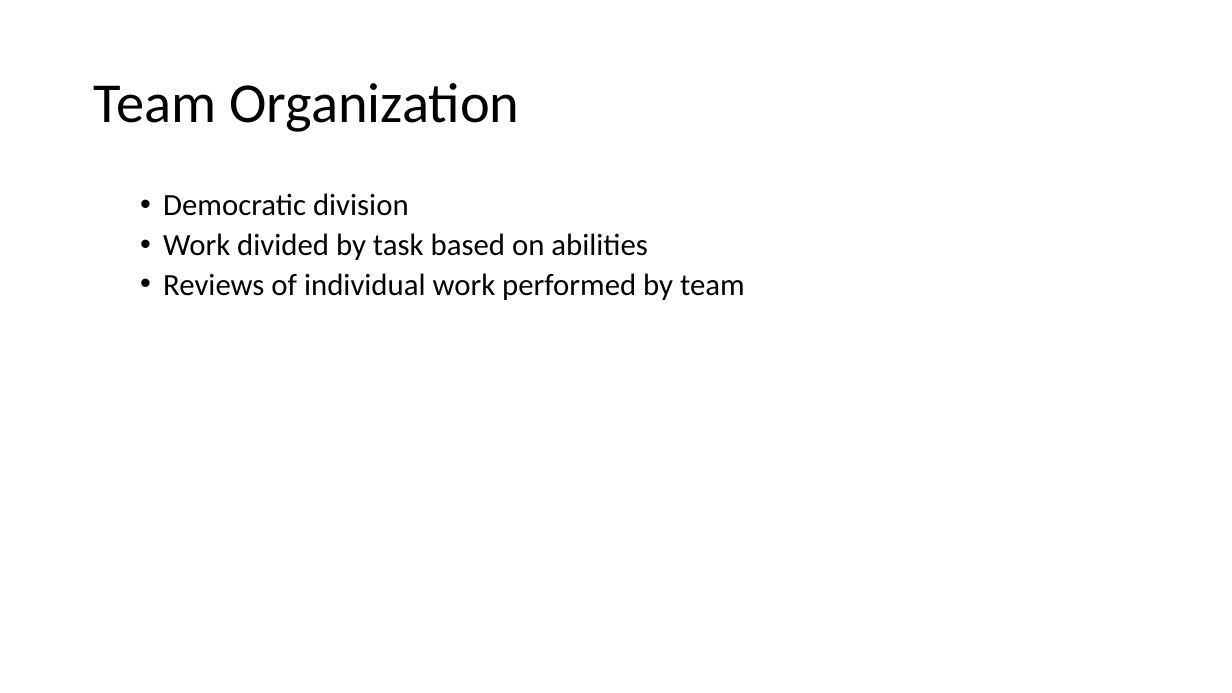
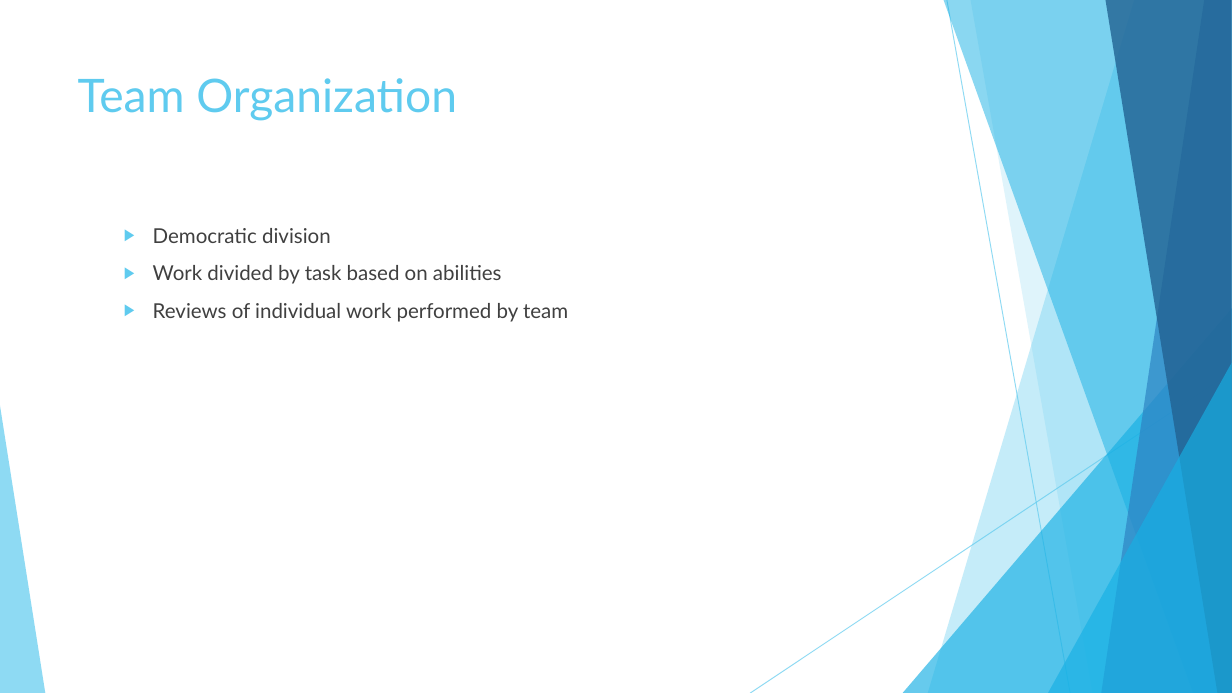
Before and after one commit to blueberryboson/Software-Engineering-Spr-2016, a slide deck: slide 6 of Open.Classes.Project.Interim.Presentation.pptx (slide 5 before the commit). Drawn at 1232x693 pixels with LibreOffice and Linux fonts; fonts in the diff are those of the drawing. Boxes give left, top, right and bottom in pixels: in the first picture for what was removed or moved away, otherwise in the second. Text is boxed around its words. In the diff, an @@ line names an element or a change of style, - is before the commit and + after.

```diff
--- a/Open.Classes.Project.Interim.Presentation.pptx
+++ b/Open.Classes.Project.Interim.Presentation.pptx
@@ title "Team Organization": place and size @@
-title "Team Organization" at bbox=[94, 83, 519, 132]
+title "Team Organization" at bbox=[78, 78, 457, 121]
@@ title "Team Organization" at bbox=[78, 78, 457, 121]: size 44 to 36 pt, font Calibri to Lato, text colour #000000 to #5FCBEF; line spacing 0.9 to 1; vertical alignment middle to top @@
@@ text "Democratic division": place and size @@
-text "Democratic division" at bbox=[163, 193, 745, 300]
+text "Democratic division" at bbox=[153, 228, 568, 322]
@@ text "Democratic division" at bbox=[153, 228, 568, 322]: size 24 to 16 pt, font Calibri to Lato, text colour #000000 to #404040; bullet • to ▶; line spacing 0.9 to 1; more space between paragraphs @@
@@ group added at bbox=[0, 0, 1232, 693]: 5 freeform shapes, 3 triangles, 2 lines @@
```
Also in this commit, not shown: 7 other slides changed, 2 slides added, 1 slide removed.
